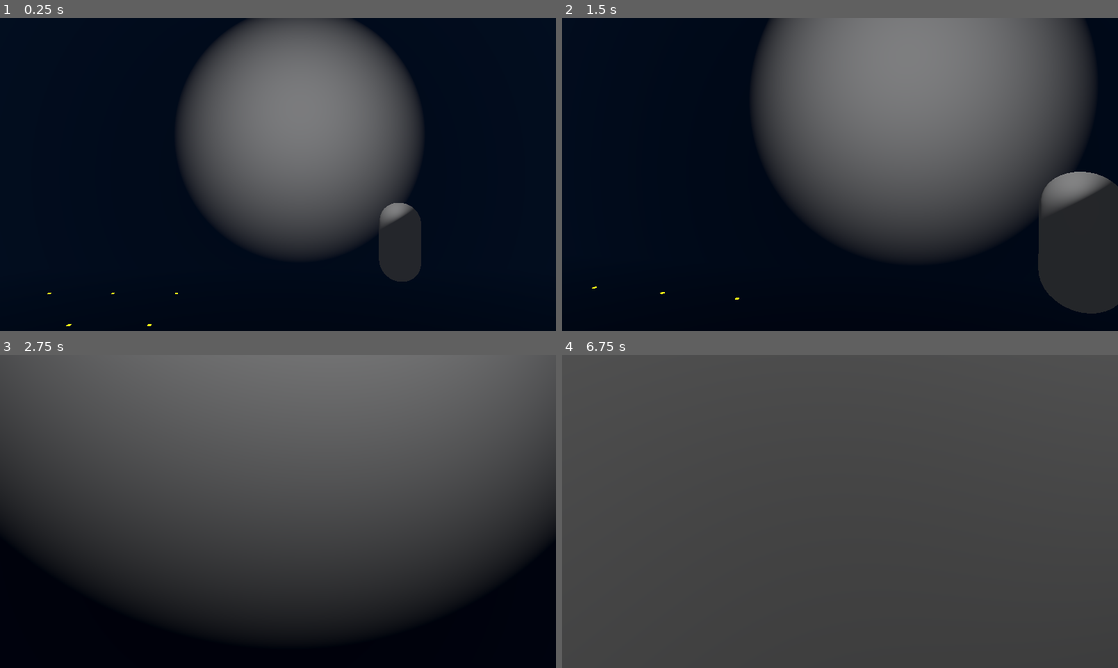
Above: before the commit, frames 1-4 (two rows, left to right).
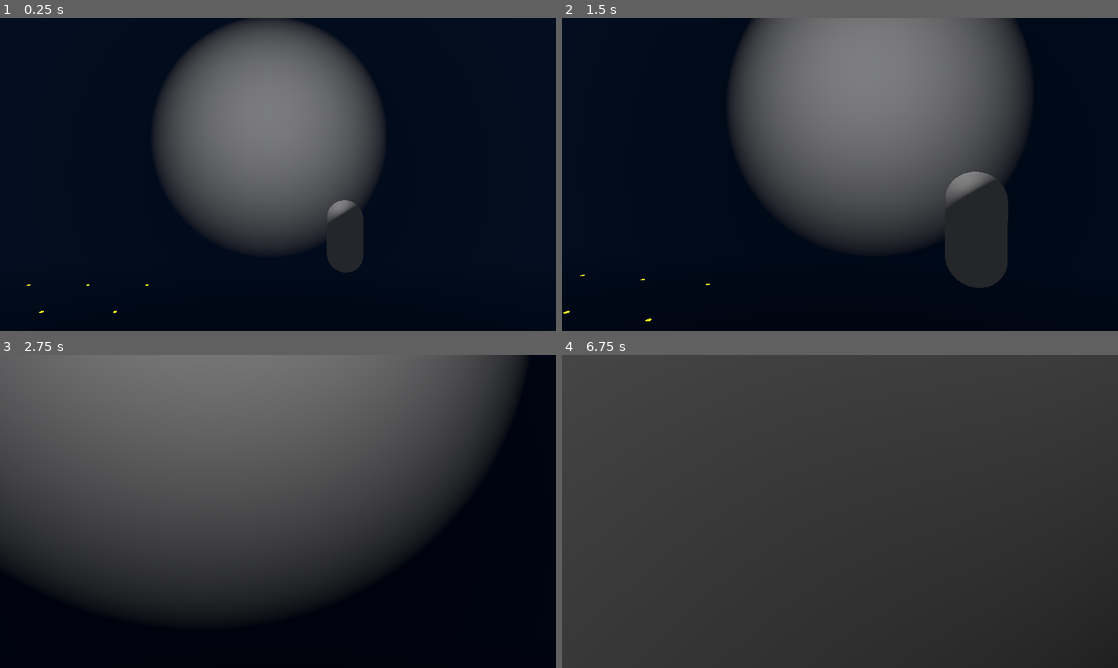
Above: after the commit, the same moments.

Repository: ConnorChow/2MinuteJam
Game: Godot game, scene res://2MinuteJam/Scenes/World.tscn
The game is run twice, just before and just after one commit, with the same random seed, the same clock (stepped at 60 frames per second) and the same inputs.
Inputs (mouse positions are in pixels of both pictures, inside the frame that each line leads up to):
- Up to frame 1 (0.25 s): no input
- Up to frame 2 (1.5 s): tap Enter at 0.5 s; move the mouse to (867, 174) at 0.52 s; hold W (forward) from 0.53 s (still down); tap E (interact) at 0.6 s; tap Space (jump) at 0.77 s; move the mouse to (812, 174) at 1.27 s; tap Ctrl (ctrl) at 1.35 s
- Up to frame 3 (2.75 s): keep holding W (forward); tap Space (jump) at 1.52 s; tap E (interact) at 1.55, 2.1 s; move the mouse to (289, 505) at 2.02 s
- Up to frame 4 (6.75 s): move the mouse to (834, 517) at 2.77 s; tap Mouse wheel down (mwd) at 2.85 s; tap Space (jump) at 3.02, 3.77, 4.25, 4.52, 6.02 s; tap E (interact) at 3.05, 3.8, 4.55, 5.3, 5.85 s; move the mouse to (878, 514) at 3.52 s; tap Mouse wheel up (mwu) at 3.6 s; move the mouse to (795, 508) at 4.27 s; tap Shift (shift) at 4.35 s; move the mouse to (845, 511) at 5.02 s; click (845, 511) at 5.1 s; tap Enter at 5.75 s; move the mouse to (817, 505) at 5.77 s; release W (forward) at 5.78 s; hold D (right) 5.78-6.53 s; move the mouse to (867, 511) at 6.52 s; hold W (forward) from 6.53 s (still down); hold Ctrl (ctrl) from 6.53 s (still down)

The runs differ from the first frame. In frame 1, 15% of the frame differs, in the area x 4-76%, y 0-99%; in frame 2, 24%, in the area x 0-100%, y 0-97%; in frame 3, 20%; in frame 4, 2.2%.

Commit message:
rebuilt dialogue system. You can find it in world / uiHandler

Diff:
--- a/2MinuteJam/Objects/Well.gd
+++ b/2MinuteJam/Objects/Well.gd
@@ -3,6 +3,8 @@
 var containsPlayer : bool = false
 @onready var wellTimer = $wellTimer
 var textPlace : int = 0
+var wellText = [["Barking Sounds"], ["Whats that Lassie, someone fall down the Old Well?"], ["Hold on little one! Gravedigger George is on his way!"]
+,["Digging sounds"] , ["So... What's your name.."], ["There is someone down here, right?"]]
 
 func _on_area_3d_body_entered(body):
 	if body.is_in_group("Player"):
@@ -19,31 +21,6 @@
 
 func _on_well_timer_timeout():
 	GlobalController.inDialogue = true
-	get_tree().call_group("dialogue", "talking", wellDialogue())
-
-func wellDialogue():
+	get_tree().call_group("dialogue", "talking", wellText[textPlace])
+	textPlace +=1
 	wellTimer.start(randf_range(8.5, 25))
-	match textPlace:
-		0:
-			textPlace +=1
-			return "Barking Sounds"
-
-		1:
-			textPlace +=1
-			return "Whats that Lassie, someone fall down the Old Well?"
-
-		2:
-			textPlace +=1
-			return "Hold on little one! Gravedigger George is on his way!"
-
-		3:
-			textPlace +=1
-			return "Digging sounds"
-
-		4:
-			textPlace +=1
-			return "So... What's your name.."
-
-		5:
-			textPlace +=1
-			return "There is someone down here, right?"
--- a/2MinuteJam/Player/Player.gd
+++ b/2MinuteJam/Player/Player.gd
@@ -81,10 +81,7 @@
 			heldObject.apply_impulse(10*(global_position.direction_to(heldObject.global_position)))
 			heldObject = null
 	if Input.is_action_just_pressed("interact"):
-		if GlobalController.inDialogue:
-			GlobalController.inDialogue = false
-			get_tree().call_group("dialogue", "doneTalking")
-		else:
+		if !GlobalController.inDialogue:
 			if heldObject:
 				heldObject.set_sleeping(false)
 				heldObject.collision_mask = 1
--- a/2MinuteJam/Scenes/UiHandler.gd
+++ b/2MinuteJam/Scenes/UiHandler.gd
@@ -1,15 +1,37 @@
 extends Control
 
+var diagToHandle = []
+var curText : int = 0
 @onready var dialog = $PanelContainer/MarginContainer/Label
 # Called when the node enters the scene tree for the first time.
 
-func _ready():
-	pass # Replace with function body.
 
-func talking(diag : String):
+
+
+func talking(diag : Array ):
 	set_visible(true)
 	print(diag)
-	dialog.set_text(diag)
+	curText = 0
+	diagToHandle = diag
+	dialog.set_text(diagToHandle[curText])
+
+
+
+func _process(_delta):
+	if visible == true:
+		if Input.is_action_just_pressed("interact"):
+			if curText <= diagToHandle.size():
+				dialog.set_text(diagToHandle[curText])
+				curText +=1
+
+				if curText == diagToHandle.size() :
+					print("this one")
+					doneTalking()
+			else:
+				doneTalking()
+				print("that one")
 
 func doneTalking():
 	set_visible(false)
+	GlobalController.inDialogue = false
+	print("done talking")
--- a/2MinuteJam/Scenes/World.tscn
+++ b/2MinuteJam/Scenes/World.tscn
@@ -665,7 +665,7 @@
 environment = ExtResource("2_q27q1")
 
 [node name="Player" parent="." instance=ExtResource("1_q0ld0")]
-transform = Transform3D(1, 0, 0, 0, 1, 0, 0, 0, 1, -2.803, 3.47646, 1.51534)
+transform = Transform3D(1, 0, 0, 0, 1, 0, 0, 0, 1, -1.56011, 3.47646, 2.23929)
 
 [node name="Door" parent="." instance=ExtResource("4_cmskc")]
 transform = Transform3D(1, 0, 0, 0, 1, 0, 0, 0, 1, -15.452, 0.489067, 28.5907)
--- a/2MinuteJam/npcs/baseNPC/baseNPC.gd
+++ b/2MinuteJam/npcs/baseNPC/baseNPC.gd
@@ -4,6 +4,8 @@
 const SPEED = 5.0
 const JUMP_VELOCITY = 4.5
 var gravity = ProjectSettings.get_setting("physics/3d/default_gravity")
+var dialogue = ["Hello", "Good Bye", "beep", "boop"]
+
 
 @export_enum("walks", "rolls", "falls") var moveType
 
@@ -32,7 +34,7 @@
 
 func interact():
 	GlobalController.inDialogue = true
-	get_tree().call_group("dialogue", "talking", placeHolderText())
+	get_tree().call_group("dialogue", "talking", dialogue)
 
 
 
